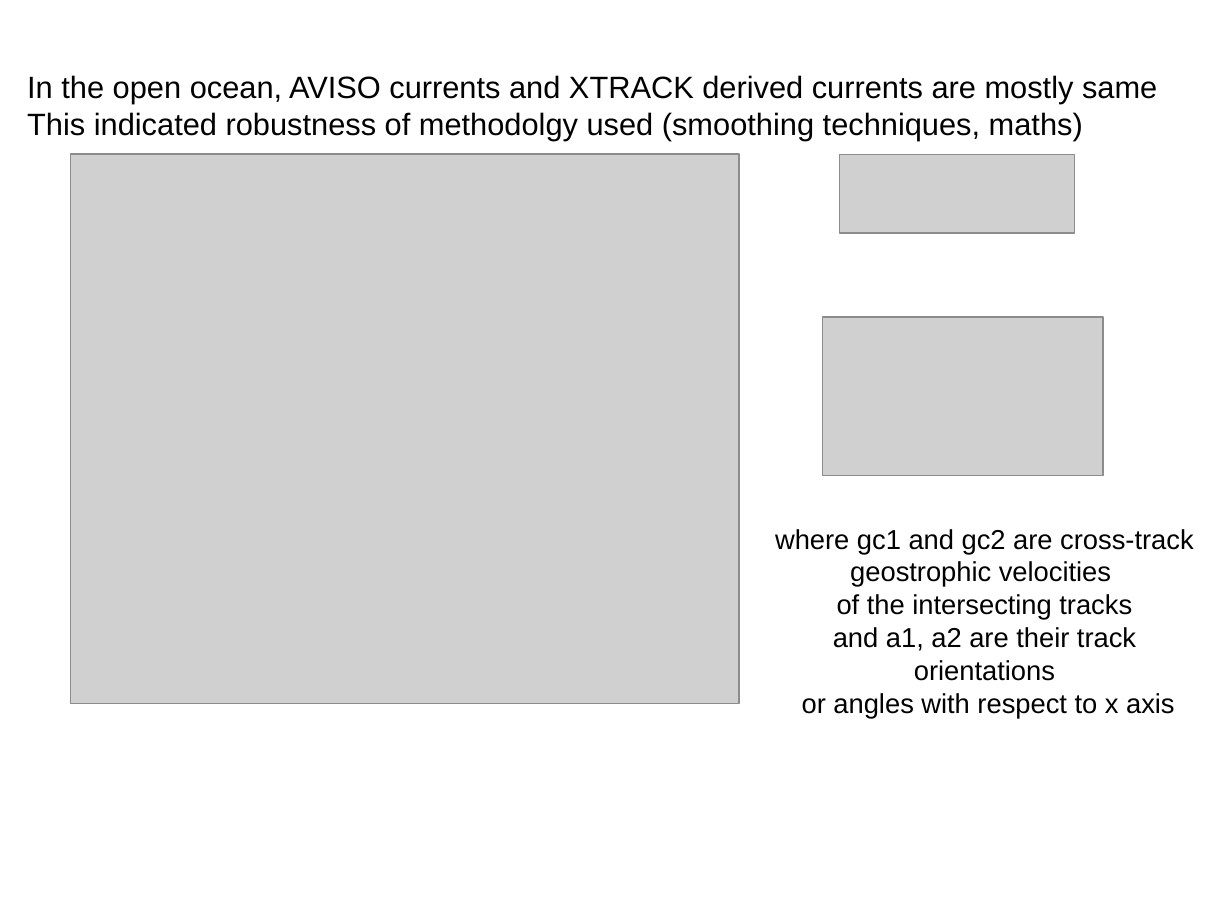
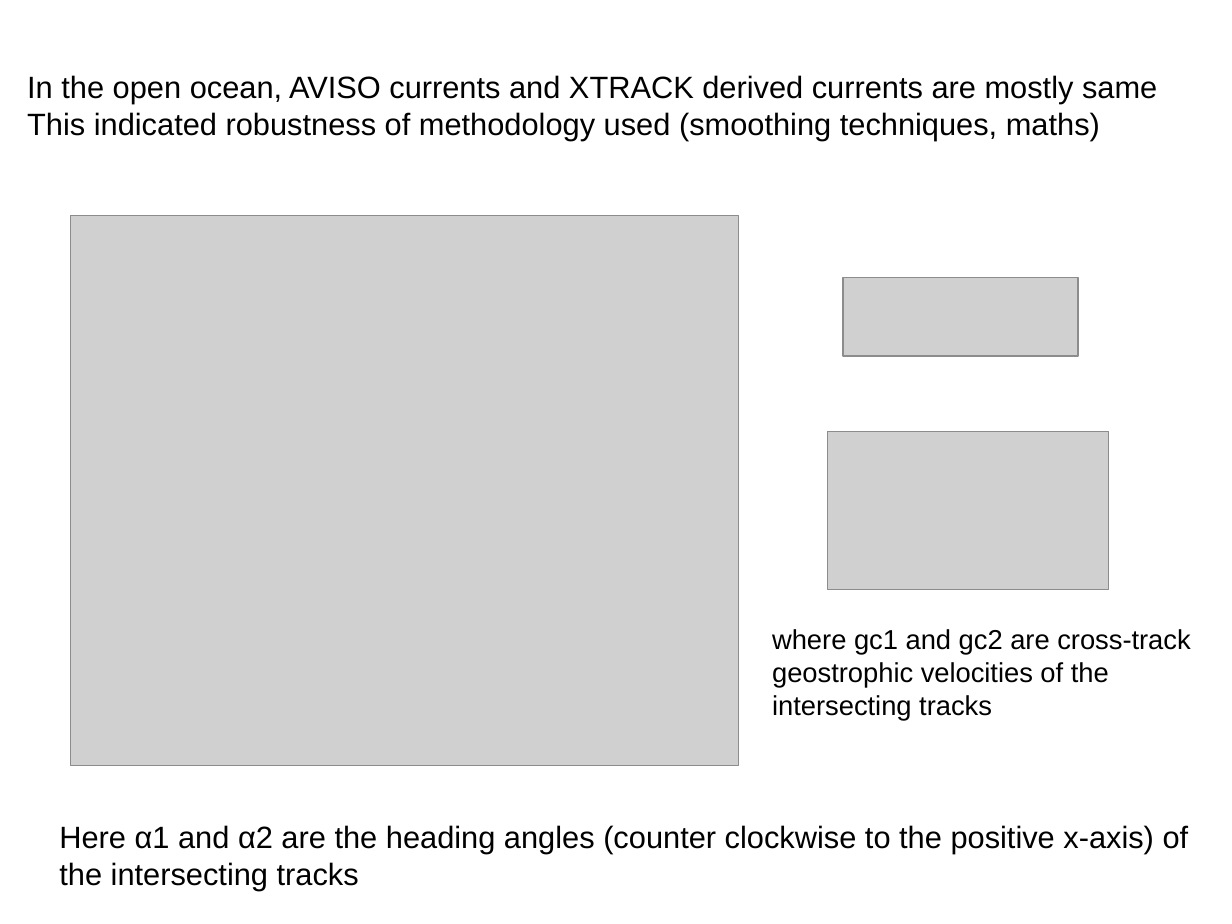
Before and after one commit to vasutweaks/xtrackm, a slide deck: slide 3 of ppt_figs/coastal_alt_ppt_edit.pptx (slide 12 before the commit). Drawn at 1232x924 pixels with LibreOffice and Linux fonts; fonts in the diff are those of the drawing; grey boxes stand for pictures. Boxes give left, top, right and bottom in pixels: in the first picture for what was removed or moved away, otherwise in the second. Text is boxed around its words. In the diff, an @@ line names an element or a change of style, - is before the commit and + after.

```diff
--- a/ppt_figs/coastal_alt_ppt_edit.pptx
+++ b/ppt_figs/coastal_alt_ppt_edit.pptx
@@ text at [27, 112, 1100, 141]: text changed @@
-This indicated robustness of methodolgy used (smoothing techniques, maths)
+This indicated robustness of methodology used (smoothing techniques, maths)
@@ picture: place and size @@
-picture at [70, 154, 739, 703]
+picture at [70, 216, 739, 765]
@@ picture: place and size @@
-picture at [840, 154, 1076, 233]
+picture at [843, 277, 1078, 356]
@@ picture: place and size @@
-picture at [822, 317, 1103, 474]
+picture at [828, 431, 1109, 589]
@@ text at [772, 629, 1190, 720]: text changed @@
-where gc1 and gc2 are cross-track geostrophic velocities
-of the intersecting tracks and a1, a2 are their track orientations
-or angles with respect to x axis
+where gc1 and gc2 are cross-track geostrophic velocities of the intersecting tracks
@@ text added at [59, 825, 1189, 891], 18 pt, text #000000 @@
+Here α1 and α2 are the heading angles (counter clockwise to the positive x-axis) of
+the intersecting tracks
```
Also in this commit, not shown: 6 other slides changed, 1 slide added, 2 slides removed, 3 other files.
